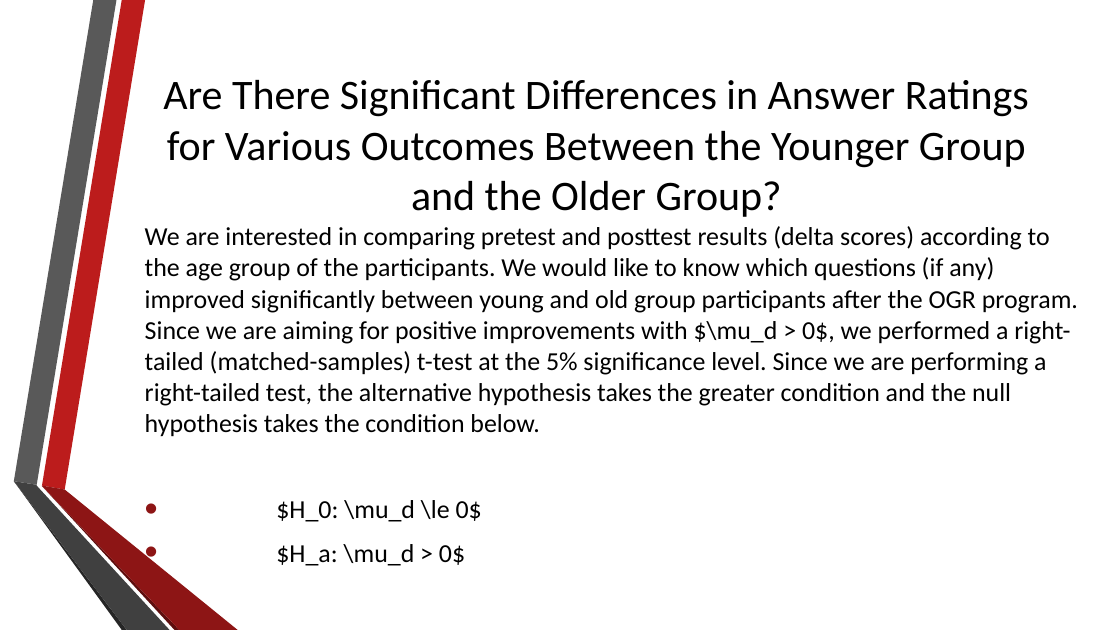
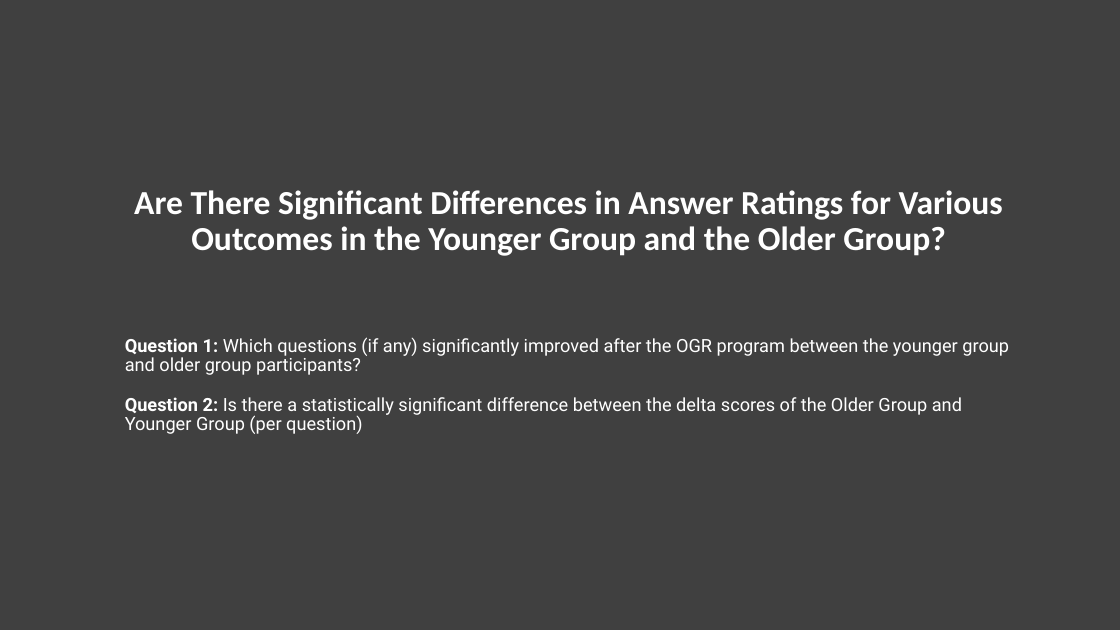
Before and after one commit to josh97ellis/omaha-girls-rock-analysis, a slide deck: slide 6 of deliverables/milestone_2/Final Presentation.pptx (slide 5 before the commit). Drawn at 1120x630 pixels with LibreOffice and Linux fonts; fonts in the diff are those of the drawing; background and template pictures are left out. Boxes give left, top, right and bottom in pixels: in the first picture for what was removed or moved away, otherwise in the second. Text is boxed around its words. In the diff, an @@ line names an element or a change of style, - is before the commit and + after.

Commit message:
Finalized Statistical Tests

```diff
--- a/deliverables/milestone_2/Final Presentation.pptx
+++ b/deliverables/milestone_2/Final Presentation.pptx
@@ background picture (left out) to #404040 @@
@@ title at [134,190,1003,256]: text changed; size 36 to 28.8 pt; text colour #000000 to #FFFFFF; bold on @@
-Are There Significant Differences in Answer Ratings for Various Outcomes Between the Younger Group and the Older Group?
+Are There Significant Differences in Answer Ratings for Various Outcomes in the Younger Group and the Older Group?
@@ text removed at [145,226,1078,566] @@
-We are interested in comparing pretest and posttest results (delta scores) according to the age group of the participants. We would like to know which questions (if any) improved significantly between young and old group participants after the OGR program. Since we are aiming for positive improvements with $\mu_d > 0$, we performed a right-tailed (matched-samples) t-test at the 5% significance level. Since we are performing a right-tailed test, the alternative hypothesis takes the greater condition and the null hypothesis takes the condition below.
-• $H_0: \mu_d \le 0$
-• $H_a: \mu_d > 0$
@@ text added at [125,337,1009,434], 15.6 pt, text #FFFFFF @@
+Question 1: Which questions (if any) significantly improved after the OGR program between the younger group and older group participants?
+Question 2: Is there a statistically significant difference between the delta scores of the Older Group and Younger Group (per question)
@@ group removed at [13,0,238,630]: 6 freeform shapes @@
```
Also in this commit, not shown: 5 other slides changed, 7 slides added, 3 slides removed, 2 other files.
